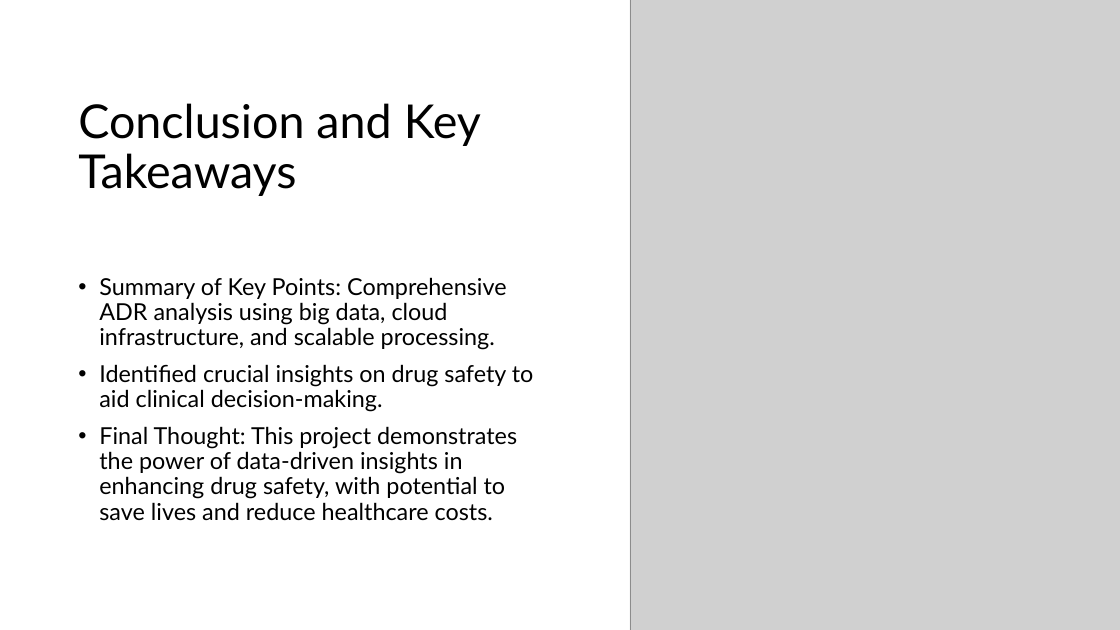
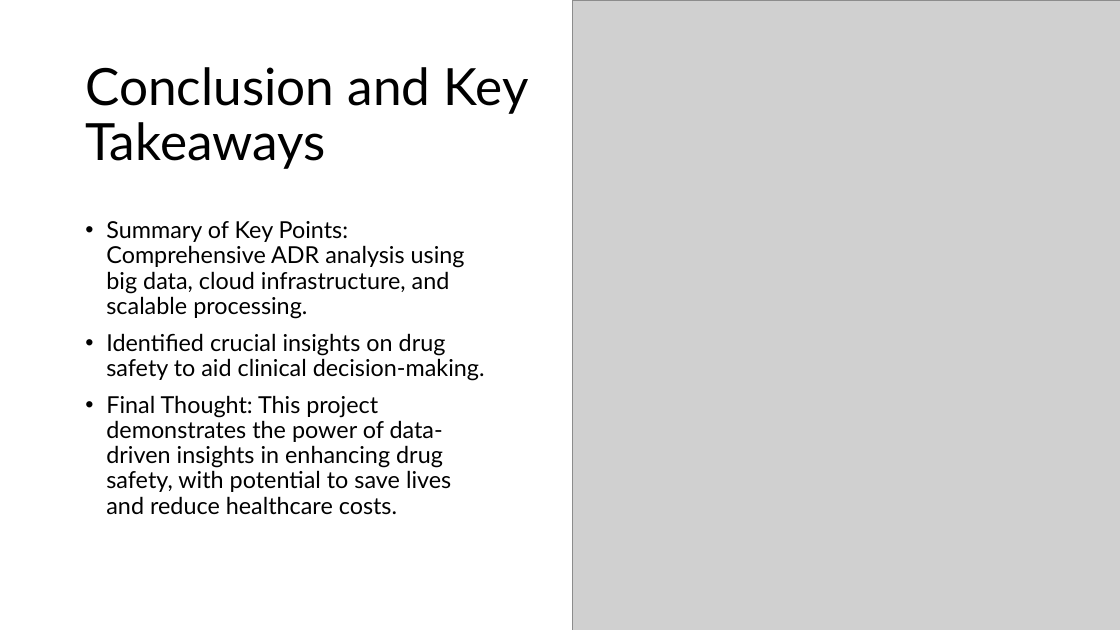
Before and after one commit to akshayparate123/Analysis-of-Adverse-Drug-Effects-Using-Big-Data-and-Cloud-Computing, a slide deck: slide 26 of PPT/Analysis of Adverse Drug Effects Using Big Data.pptx (slide 16 before the commit). Drawn at 1120x630 pixels with LibreOffice and Linux fonts; fonts in the diff are those of the drawing; grey boxes stand for pictures. Boxes give left, top, right and bottom in pixels: in the first picture for what was removed or moved away, otherwise in the second. Text is boxed around its words. In the diff, an @@ line names an element or a change of style, - is before the commit and + after.

Commit message:
PC : Final PPT and output of the data

```diff
--- a/PPT/Analysis of Adverse Drug Effects Using Big Data.pptx
+++ b/PPT/Analysis of Adverse Drug Effects Using Big Data.pptx
@@ picture: place and size @@
-picture at bbox=[630, 0, 1120, 630]
+picture at bbox=[572, 0, 1120, 630]
@@ title "Conclusion and Key Takeaways": place and size @@
-title "Conclusion and Key Takeaways" at bbox=[78, 103, 481, 196]
+title "Conclusion and Key Takeaways" at bbox=[85, 67, 529, 169]
@@ title "Conclusion and Key Takeaways" at bbox=[85, 67, 529, 169]: size 40 to 44 pt @@
@@ text "Summary of Key Points: Comprehensive ...": place and size @@
-text "Summary of Key Points: Comprehensive ..." at bbox=[99, 277, 534, 521]
+text "Summary of Key Points: Comprehensive ..." at bbox=[106, 221, 485, 515]
@@ text "Summary of Key Points: Comprehensive ..." at bbox=[106, 221, 485, 515]: vertical alignment middle to top @@
```
Also in this commit, not shown: 8 other slides changed, 16 slides added, 6 slides removed, 5 other files.
